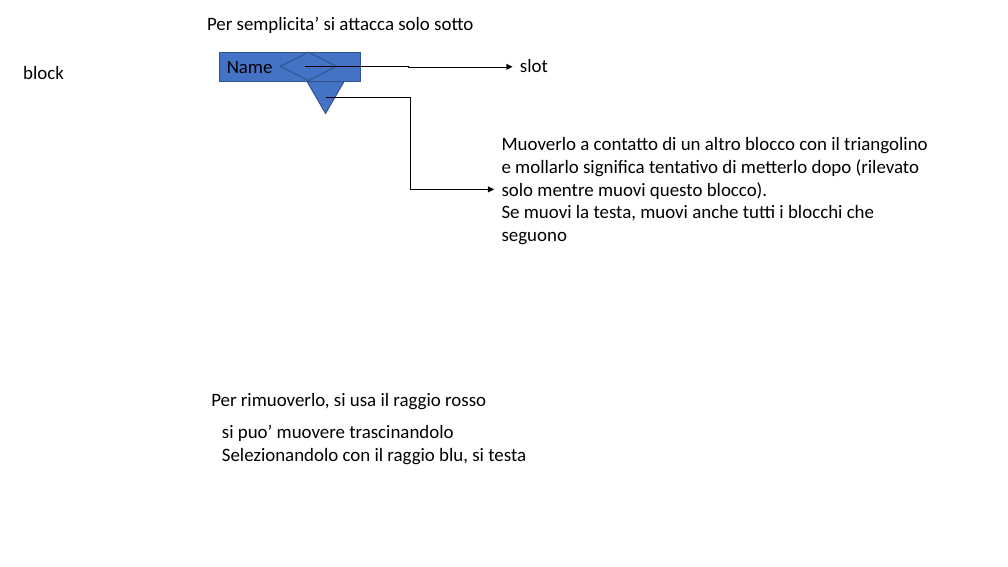
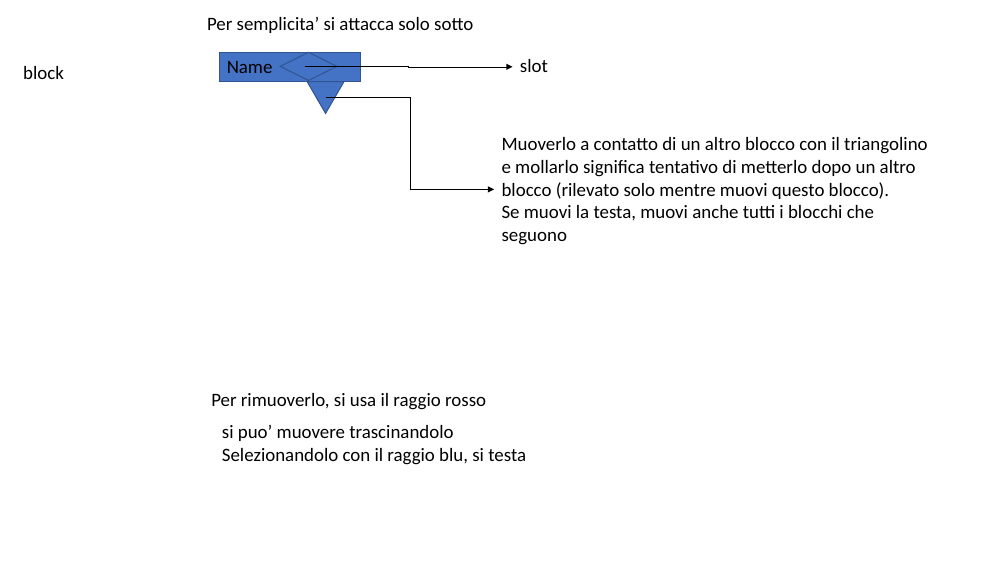
Before and after one commit to mbosc/scartch, a slide deck: slide 4 of interfacce.pptx. Drawn at 1008x567 pixels with LibreOffice and Linux fonts; fonts in the diff are those of the drawing. Boxes give left, top, right and bottom in pixels: in the first picture for what was removed or moved away, otherwise in the second. Text is boxed around its words. In the diff, an @@ line names an element or a change of style, - is before the commit and + after.

```diff
--- a/interfacce.pptx
+++ b/interfacce.pptx
@@ text at (502, 137, 927, 199): text changed @@
-Muoverlo a contatto di un altro blocco con il triangolino e mollarlo significa tentativo di metterlo dopo (rilevato solo mentre muovi questo blocco).
+Muoverlo a contatto di un altro blocco con il triangolino e mollarlo significa tentativo di metterlo dopo un altro blocco (rilevato solo mentre muovi questo blocco).
```
Also in this commit, not shown: 12 other files.
